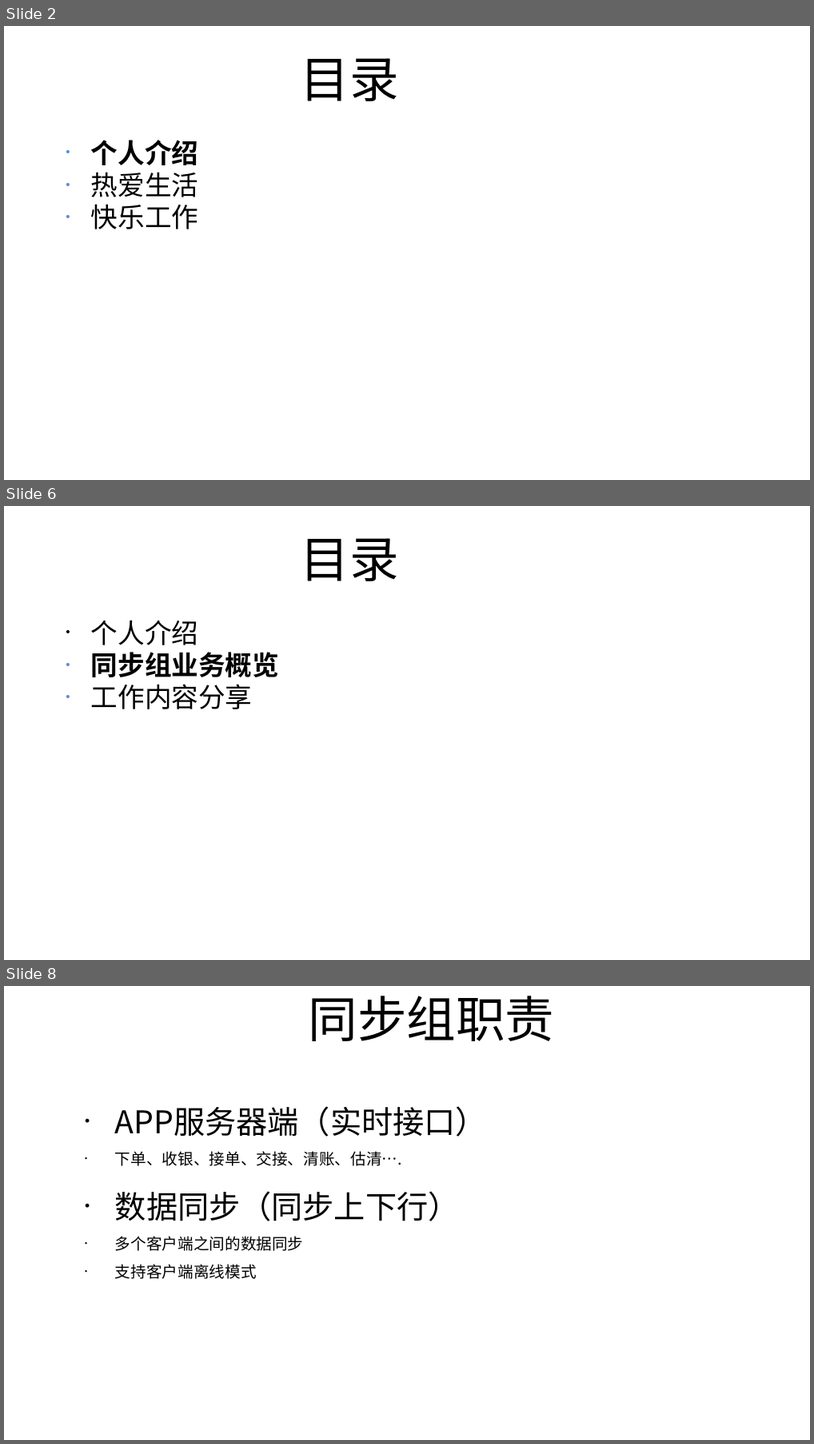
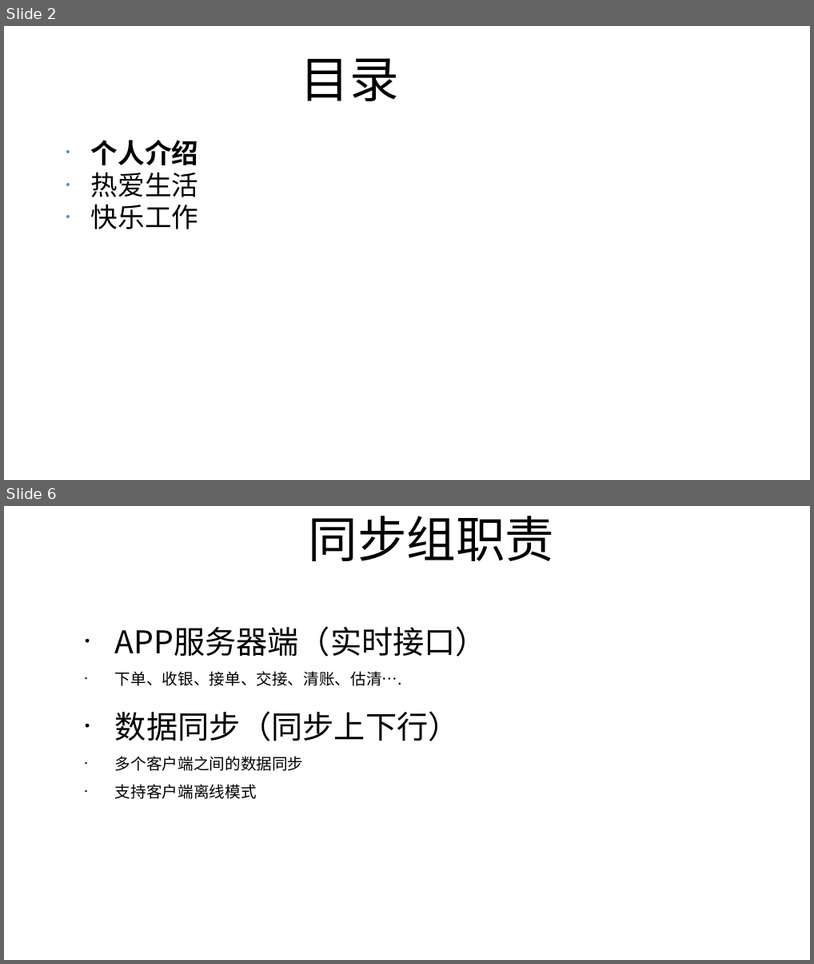
Before and after one commit to coderGun/gene, a slide deck: 入职分享_任勇.odp. Shown one above the other, each under a label of ours: slides 2, 6 and 8 before the commit, slides 2 and 6 after it; the slides between them are not shown. The pictures are 814x1444 and 814x964 pixels, drawn with LibreOffice and Linux fonts; fonts in the diff are those of the drawing. Boxes give left, top, right and bottom in pixels: in the first picture for what was removed or moved away, otherwise in the second. Text is boxed around its words. In the diff, an @@ line names an element or a change of style, - is before the commit and + after.

Commit message:
入职分享

```diff
--- a/入职分享_任勇.odp
+++ b/入职分享_任勇.odp
@@ slide 6 removed at (4, 506, 810, 960), background #FFFFFF @@
@@ title removed at (301, 538, 399, 581) @@
-目录
@@ text removed at (91, 620, 279, 709) @@
-• 个人介绍
-• 同步组业务概览
-• 工作内容分享
@@ what was slide 8 is now slide 6 @@
```
Also in this commit, not shown: 2 slides changed, 2 slides added, 3 other slides removed.
